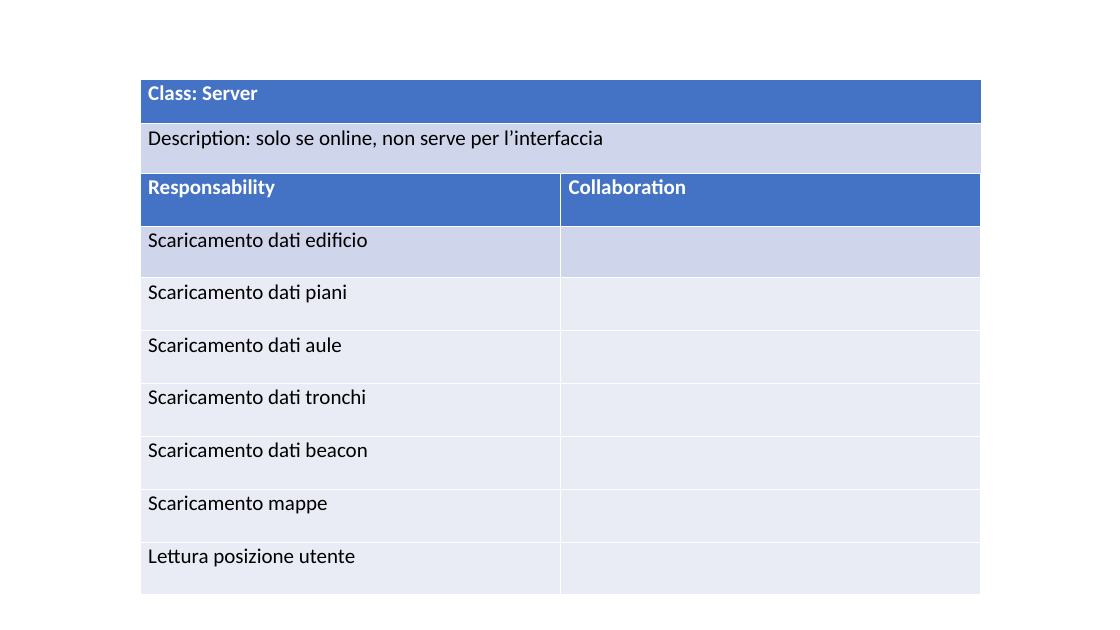
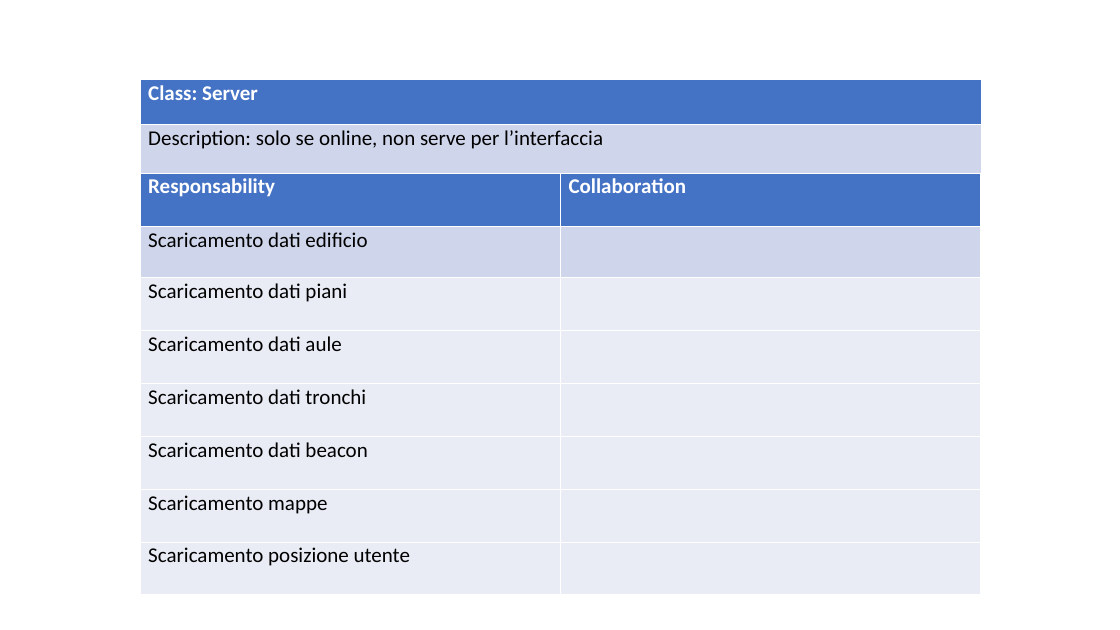
Before and after one commit to ecorradini/ProgettoIDS, a slide deck: slide 3 of AnalisiRequisiti/CRC/UT2/CRC_UT2.ppt. Drawn at 1120x630 pixels with LibreOffice and Linux fonts; fonts in the diff are those of the drawing. Boxes give left, top, right and bottom in pixels: in the first picture for what was removed or moved away, otherwise in the second. Text is boxed around its words. In the diff, an @@ line names an element or a change of style, - is before the commit and + after.

```diff
--- a/AnalisiRequisiti/CRC/UT2/CRC_UT2.ppt
+++ b/AnalisiRequisiti/CRC/UT2/CRC_UT2.ppt
@@ table at box(140, 172, 980, 594) @@
-row 8, column 1: Lettura posizione utente
+row 8, column 1: Scaricamento posizione utente
@@ line spacing 0.86 to 0.84 @@
```
Also in this commit, not shown: 10 other slides changed.
